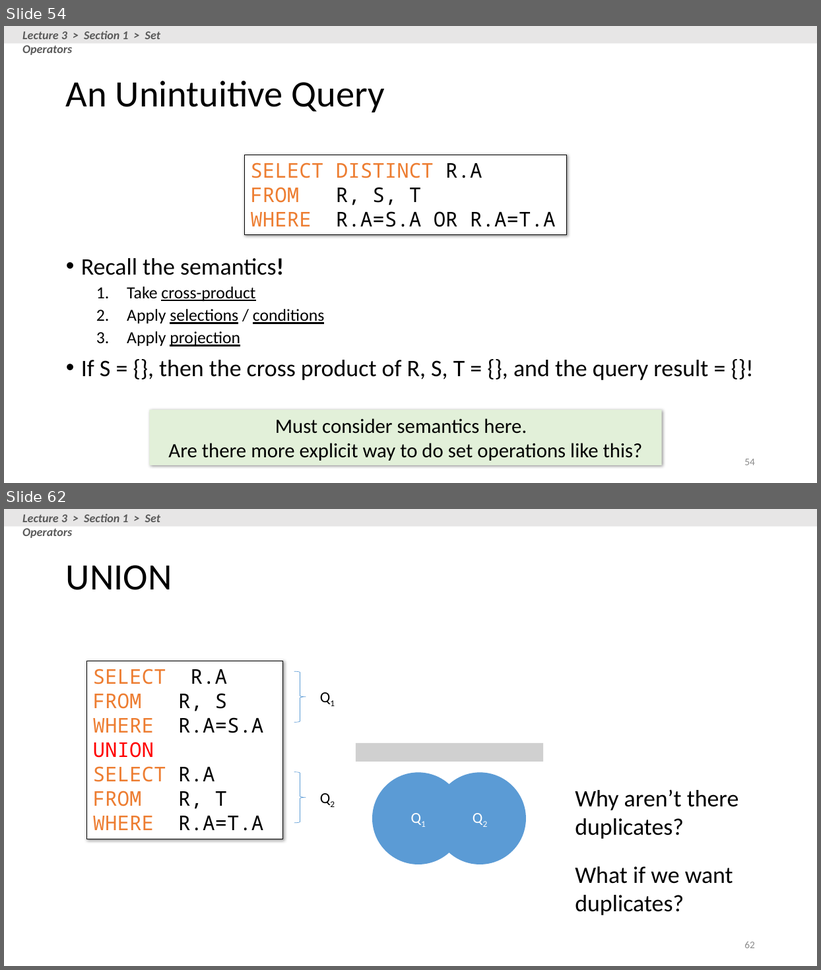
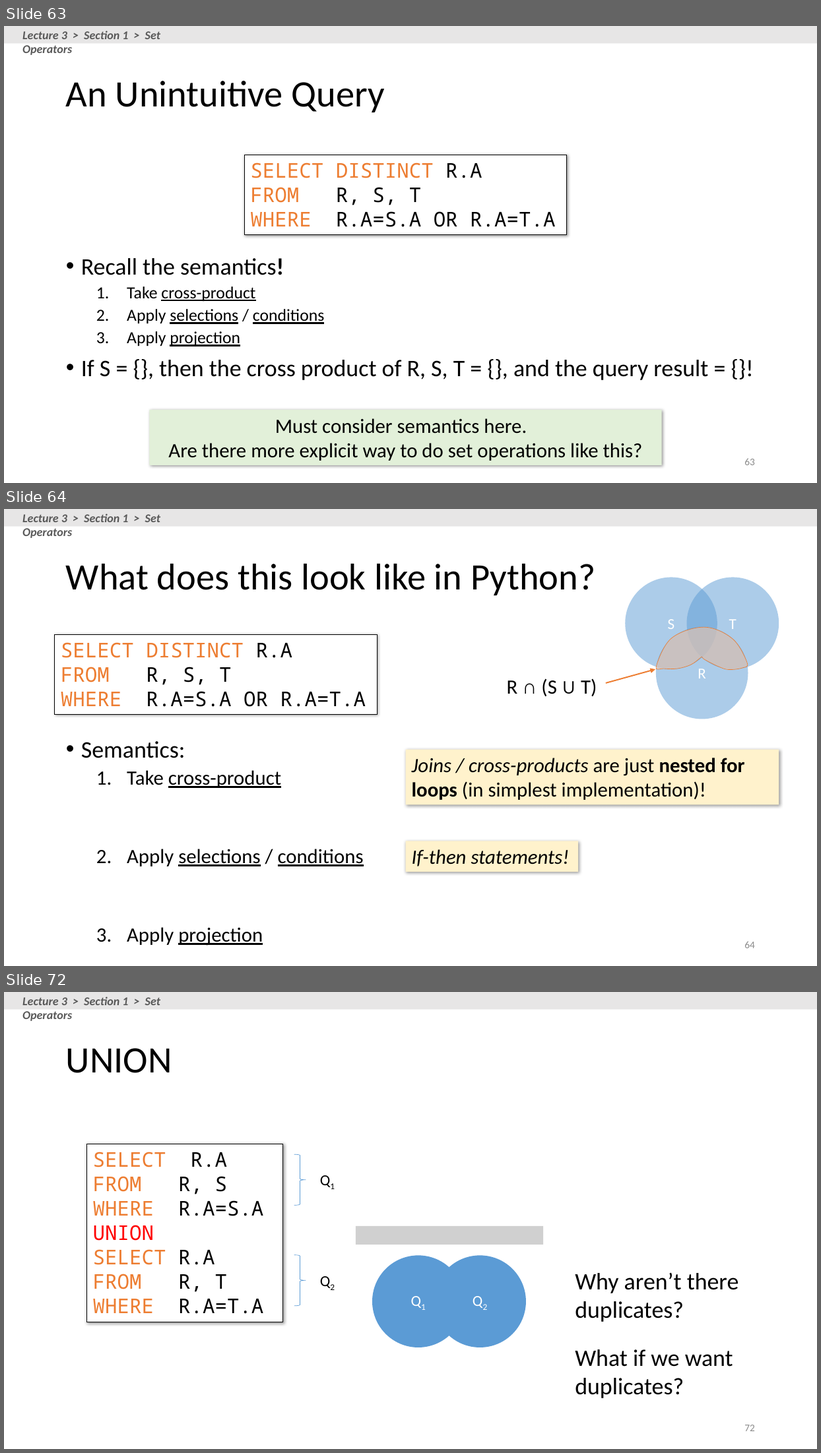
Before and after one commit to XIEQ/cs145-notebooks, a slide deck: lecture-2-3/Lecture_2_3_SQL.pptx. Shown one above the other, each under a label of ours: slides 54 and 62 before the commit, slides 63, 64 and 72 after it; the slides between them are not shown. The pictures are 821x970 and 821x1453 pixels, drawn with LibreOffice and Linux fonts; fonts in the diff are those of the drawing; grey boxes stand for pictures. Boxes give left, top, right and bottom in pixels: in the first picture for what was removed or moved away, otherwise in the second. Text is boxed around its words. In the diff, an @@ line names an element or a change of style, - is before the commit and + after.

```diff
--- a/lecture-2-3/Lecture_2_3_SQL.pptx
+++ b/lecture-2-3/Lecture_2_3_SQL.pptx
@@ slide 64 added at (4, 509, 817, 966), background #FFFFFF @@
@@ rectangle added at (4, 509, 817, 527), fill #E7E6E6 @@
@@ text added at (22, 514, 160, 538), 14 pt, text #595959, bold, italic @@
+Lecture 3 > Section 1 > Set Operators
@@ title added at (66, 563, 595, 595), 44 pt, text #000000 @@
+What does this look like in Python?
@@ group added at (507, 578, 780, 720): 3 ellipses, 1 text, 1 arrow, 1 freeform shape @@
+R ∩ (S ∪ T)
+S
+T
+R
@@ rectangle added at (55, 634, 378, 714), fill #FFFFFF, outline #000000 0.75 pt, 24 pt, text #000000 @@
+SELECT DISTINCT R.A
+FROM R, S, T
+WHERE R.A=S.A OR R.A=T.A
@@ text added at (81, 741, 364, 946), 24 pt, text #000000, underline @@
+• Semantics:
+  1. Take cross-product
+  2. Apply selections / conditions
+  3. Apply projection
@@ rectangle added at (406, 750, 780, 805), fill #FFF2CC, 24 pt, text #000000 @@
+Joins / cross-products are just nested for loops (in simplest implementation)!
@@ rectangle added at (406, 842, 579, 872), fill #FFF2CC, 24 pt, text #000000, italic @@
+If-then statements!
@@ page number added at (745, 941, 755, 949), 12 pt, text #8C8C8C @@
+64
@@ what was slide 54 is now slide 63 @@
@@ page number at (745, 458, 755, 466): text changed @@
-54
+63
@@ what was slide 62 is now slide 72 @@
@@ page number at (745, 1425, 755, 1432): text changed @@
-62
+72
```
Also in this commit, not shown: 5 slides changed, 9 other slides added, 9 other files.
